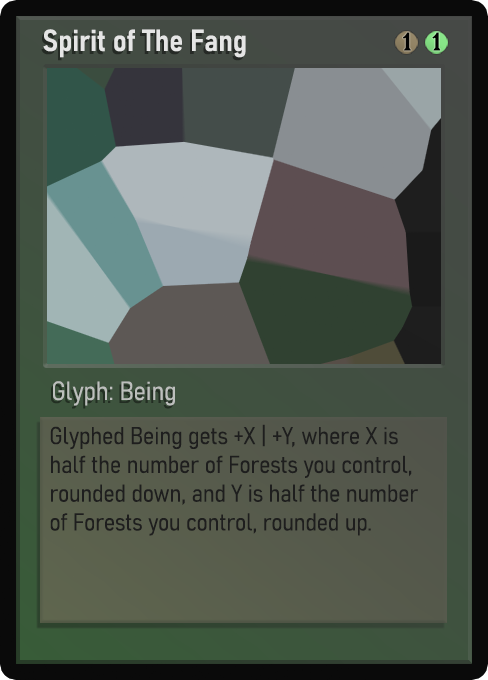
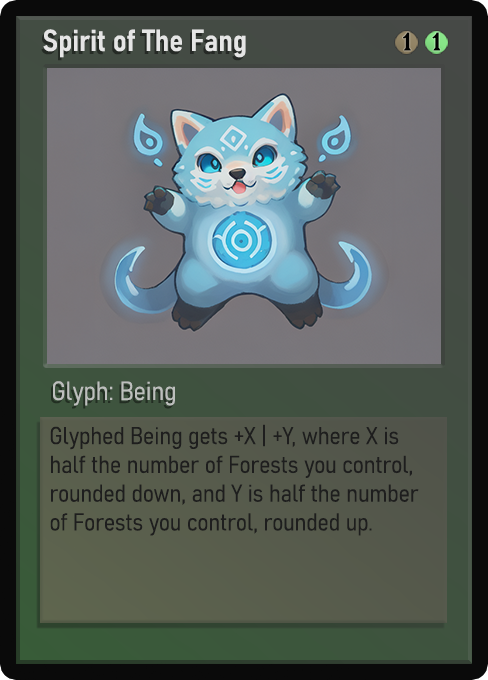
Layer changes from the first 488x680 image to the second:
painted on "Name" over [44, 29, 246, 57]
painted on "Class" over [53, 381, 175, 406]
painted on "Desc_norm" over [50, 424, 419, 536]
painted on "Artwork" over [47, 68, 441, 364]
